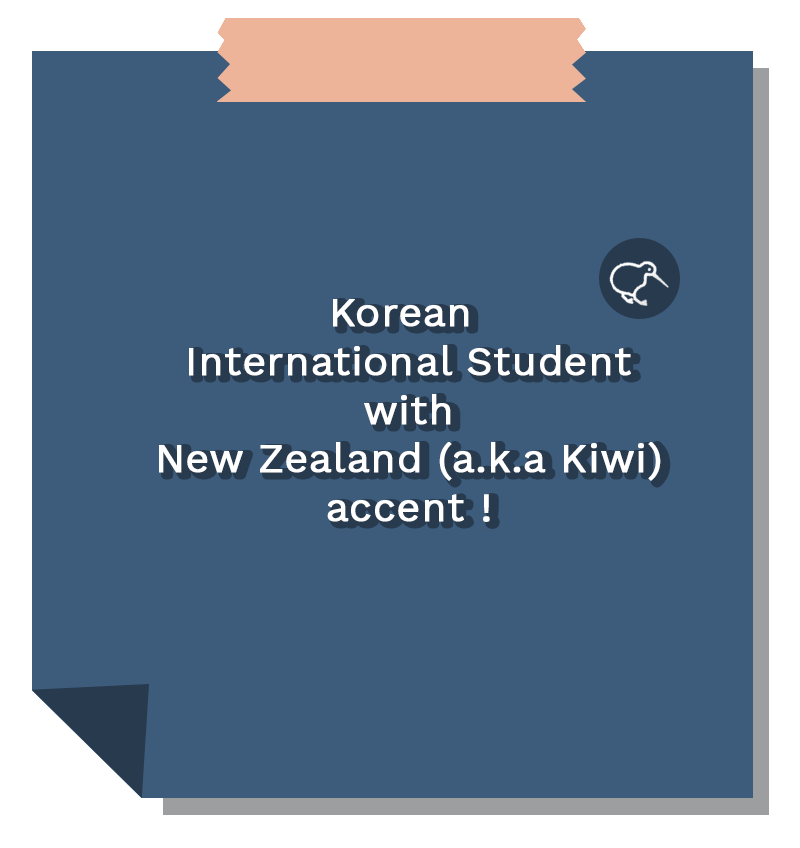
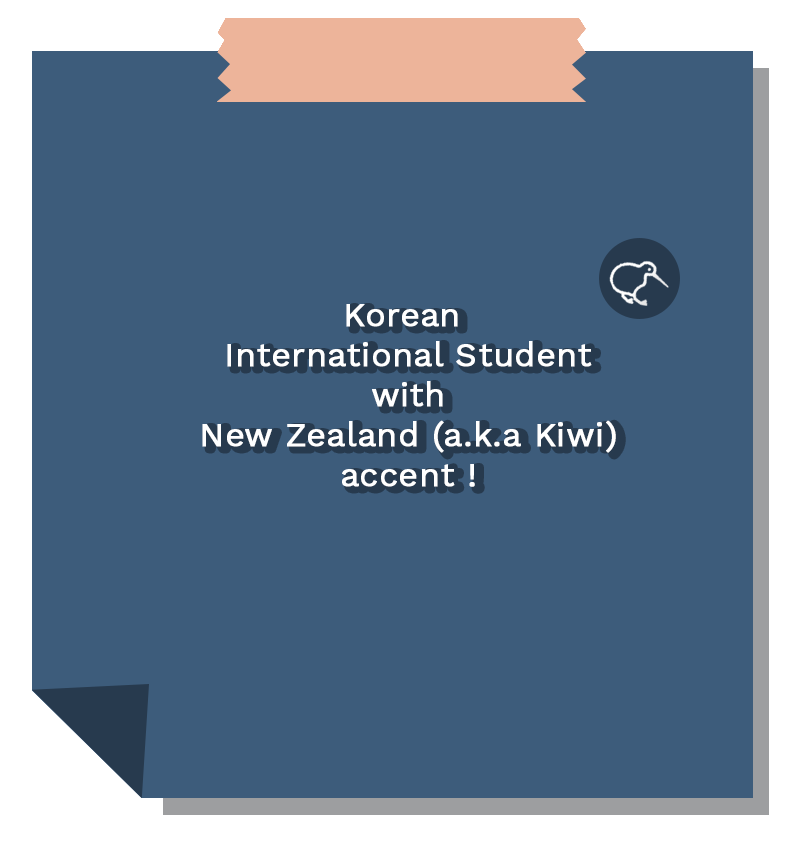
Layered file, before and after one edit (800 × 848). Changes by layer:
painted on "Korean International Student with New Zealand (a.k.a Kiwi) acc" (1st of 2) over (x1=159, y1=299, x2=661, y2=522)
